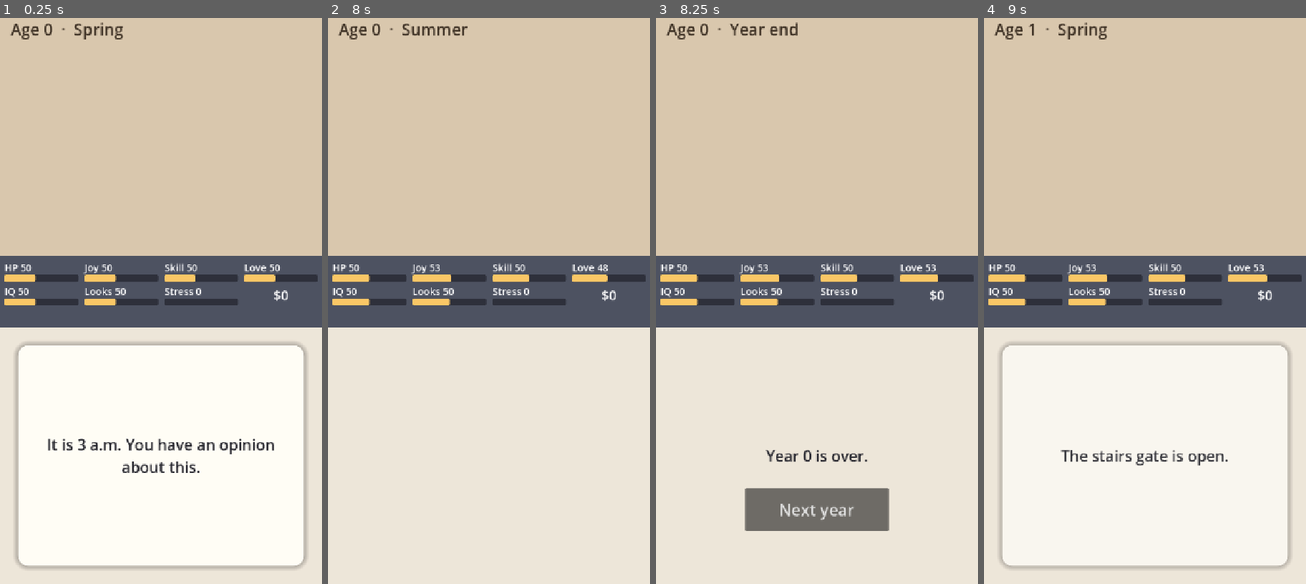
Above: before the commit, frames 1-4 (left to right).
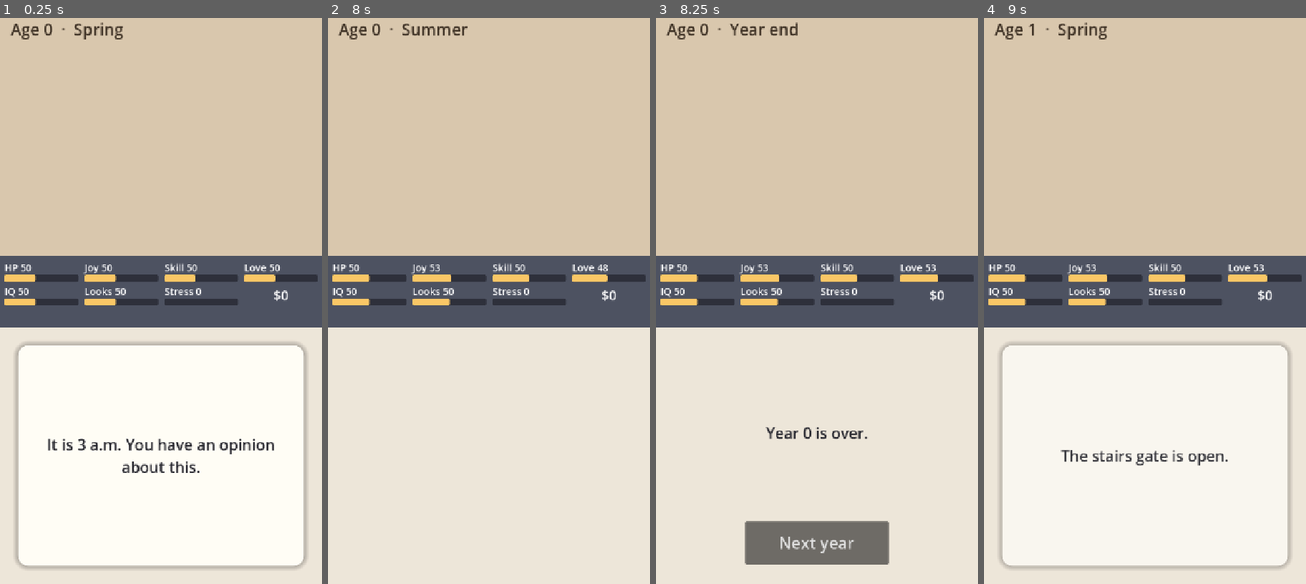
Above: after the commit, the same moments.

Repository: gabebartolo-spec/swipe-life
Game: Godot game, scene res://scenes/main.tscn
The game is run twice, just before and just after one commit, with the same random seed, the same clock (stepped at 60 frames per second) and the same inputs.
Inputs (mouse positions are in pixels of both pictures, inside the frame that each line leads up to):
- Up to frame 1 (0.25 s): no input
- Up to frame 2 (8 s): drag from (489, 453) to (521, 170) at 0.52 s; drag from (585, 385) to (472, 414) at 1.27 s; move the mouse to (392, 210) at 2.02 s; click (392, 210) at 2.17 s; tap Enter at 2.75, 4.25, 5.75 s; drag from (505, 295) to (392, 210) at 2.77 s; tap Space at 3.5, 5, 6.5 s; move the mouse to (440, 153) at 3.52 s; click (440, 153) at 3.67 s; drag from (559, 267) to (440, 153) at 4.27 s; move the mouse to (424, 323) at 5.02 s; click (424, 323) at 5.17 s; drag from (521, 170) to (424, 323) at 5.77 s; move the mouse to (472, 414) at 6.52 s; click (472, 414) at 6.67 s; drag from (585, 385) to (472, 414) at 7.27 s
- Up to frame 3 (8.25 s): move the mouse to (720, 210) at 8.02 s; click (720, 210) at 8.17 s
- Up to frame 4 (9 s): click "Next year" at 8.75 s

Frames 1-2 are identical in both runs. In frame 3, 5.8% of the frame differs, in the area x 27-73%, y 72-97%; in frame 4, nothing differs.

Commit message:
M3 Life rules: death, mental illness, autosave, life summary
- Death at Health 0 and from risky cards (GDD §5.3a-b).
- Anxiety and depression from high Stress / low Happiness, sticky, director's numbers (GDD §4.5).
- Autosave at each year boundary, resume on launch (§8.3); used cards saved.
- Life summary at death or 18 with New life.
- Tests: illness onset/hold/drain, risky death, HP 0 death, save round trip.
- Fix: loading a save into a fresh GameState crashed (empty stats).

Co-Authored-By: Claude Opus 5.5 <noreply@anthropic.com>

Diff:
--- a/scripts/autoload/game_state.gd
+++ b/scripts/autoload/game_state.gd
@@ -10,7 +10,8 @@
 var age := 0
 var quarter := 0  # 0–3: which of the year's 4 cards is next (GDD §2.1)
 var stats := {}
-var flags := {}
+var flags := {}  # also holds illnesses (LifeRules.ILLNESSES)
+var used := {}  # card ids drawn this life ("once" cards never repeat)
 var super_like_available := true  # one per year (GDD §3.3)
 
 
@@ -22,6 +23,7 @@
 	age = 0
 	quarter = 0
 	flags = {}
+	used = {}
 	super_like_available = true
 	stats = {}
 	for s in STATS:
@@ -39,6 +41,7 @@
 		"quarter": quarter,
 		"stats": stats,
 		"flags": flags,
+		"used": used,
 		"super_like_available": super_like_available,
 	}
 
@@ -47,6 +50,7 @@
 	age = int(d.age)
 	quarter = int(d.quarter)
 	flags = d.flags
+	used = d.get("used", {})
 	super_like_available = d.super_like_available
 	for s in STATS:
-		stats[s] = int(d.stats.get(s, stats[s]))
+		stats[s] = int(d.stats.get(s, stats.get(s, 0)))
--- a/scripts/cards/deck.gd
+++ b/scripts/cards/deck.gd
@@ -3,7 +3,6 @@
 ## Draws cards by age, requirements and weight, and applies a chosen side (GDD §2–§3, §5.3b).
 
 var cards: Array
-var used := {}  # ids drawn this life ("once" cards never repeat)
 var rng := RandomNumberGenerator.new()
 
 
@@ -18,7 +17,7 @@
 func eligible(state) -> Array:
 	var out := []
 	for c in cards:
-		if c.get("once", true) and used.has(c.id):
+		if c.get("once", true) and state.used.has(c.id):
 			continue
 		if state.age < c.ages[0] or state.age > c.ages[1]:
 			continue
@@ -38,9 +37,9 @@
 	for c in pool:
 		roll -= c.get("weight", 10.0)
 		if roll <= 0.0:
-			used[c.id] = true
+			state.used[c.id] = true
 			return c
-	used[pool[-1].id] = true
+	state.used[pool[-1].id] = true
 	return pool[-1]
 
 
@@ -59,6 +58,9 @@
 	if ch.has("death") and rng.randf() < ch.death.chance:
 		out.died = true
 		out.cause = ch.death.cause
+	elif state.stats.health <= 0:  # GDD §5.3a
+		out.died = true
+		out.cause = "Your health gave out"
 	return out
 
 
--- /dev/null
+++ b/scripts/cards/life_rules.gd
@@ -0,0 +1,51 @@
+class_name LifeRules
+extends RefCounted
+## Year-end rules (GDD §4.5, §5.3a). High Stress or low Joy can start a mental illness that is hard
+## to shake: it stays until the stat recovers, then lifts only by chance. Tuning lives here.
+
+const ONSET_MIN_AGE := 6
+const ILLNESSES := {
+	"anxiety":
+	{
+		"onset": ["stress", 70, 1],  # stat, threshold, direction (+1: at or above)
+		"safe": ["stress", 40, -1],  # recovery is possible only below this
+		"effects": {"stress": 5, "health": -3},
+		"start": "You can't stop worrying. You have anxiety.",
+		"end": "The worrying has eased. Your anxiety is gone.",
+	},
+	"depression":
+	{
+		"onset": ["happiness", 30, -1],
+		"safe": ["happiness", 60, 1],
+		"effects": {"happiness": -5, "health": -3},
+		"start": "Everything feels grey. You have depression.",
+		"end": "Colour is coming back. Your depression has lifted.",
+	},
+}
+const ONSET_PER_POINT := 0.01  # +1% onset chance per point past threshold, from 10% at it
+const RECOVERY_CHANCE := 0.15
+
+
+static func _past(state, rule: Array) -> int:
+	return (state.stats[rule[0]] - rule[1]) * rule[2]
+
+
+## Applies the year's illness rules. Returns {results, died, cause} like Deck.choose.
+static func year_end(state, rng: RandomNumberGenerator) -> Dictionary:
+	var out := {"results": [], "died": false, "cause": ""}
+	for id in ILLNESSES:
+		var ill: Dictionary = ILLNESSES[id]
+		if state.flags.has(id):
+			for s in ill.effects:
+				state.change_stat(s, ill.effects[s])
+			if _past(state, ill.safe) > 0 and rng.randf() < RECOVERY_CHANCE:
+				state.flags.erase(id)
+				out.results.append(ill.end)
+		elif state.age >= ONSET_MIN_AGE and _past(state, ill.onset) >= 0:
+			if rng.randf() < 0.1 + _past(state, ill.onset) * ONSET_PER_POINT:
+				state.flags[id] = true
+				out.results.append(ill.start)
+	if state.stats.health <= 0:
+		out.died = true
+		out.cause = "Your health gave out"
+	return out
--- a/scripts/main.gd
+++ b/scripts/main.gd
@@ -1,6 +1,7 @@
 extends VBoxContainer
 ## Layout (GDD §10.5) and year loop (GDD §2): 4 cards, the between-year menu, then age +1.
-## Run with `-- --autoplay` to swipe automatically (captures and soak tests).
+## Run with `-- --autoplay` to swipe automatically (captures and soak tests), and
+## `-- --set=age=8,health=5,stress=90` to start a new life at that age with those stats
 
 const MARGIN := 40.0
 const RESULT_TIME := 1.4
@@ -10,12 +11,13 @@
 var swipe_card := SwipeCard.new()
 var message := Label.new()
 var year_button := Button.new()
+var new_life_button := Button.new()
 var autoplay := "--autoplay" in OS.get_cmdline_user_args()
 
 
 func _ready() -> void:
-	if not SaveSystem.load_life():
-		GameState.new_life()
+	if not SaveSystem.load_life():  # resume at the last year boundary (GDD §8.2–8.3)
+		_new_life()
 	var db := CardDB.new()
 	db.load_dir()
 	for e in db.errors:
@@ -43,22 +45,48 @@
 	year_button.pressed.connect(_next_year)
 	$Card.add_child(year_button)
 
+	new_life_button.text = "New life"
+	new_life_button.add_theme_font_size_override("font_size", 36)
+	new_life_button.custom_minimum_size = year_button.custom_minimum_size
+	new_life_button.pressed.connect(_restart)
+	new_life_button.hide()
+	$Card.add_child(new_life_button)
+
 	await get_tree().process_frame
 	var area: Vector2 = $Card.size
 	swipe_card.position = Vector2(MARGIN, MARGIN)
 	swipe_card.size = area - Vector2(MARGIN, MARGIN) * 2
-	year_button.position = (area - year_button.custom_minimum_size) / 2 + Vector2(0, 120)
+	# both buttons sit below the message, which keeps the space above them
+	year_button.position = Vector2((area.x - year_button.custom_minimum_size.x) / 2, area.y - 140)
+	new_life_button.position = year_button.position
+	message.offset_bottom = -150
 	_deal()
 
 
-func _update_age() -> void:
-	$Dollhouse/AgeLabel.text = (
-		"Age %d  ·  %s"
-		% [
-			GameState.age,
-			["Spring", "Summer", "Autumn", "Winter", "Year end"][mini(GameState.quarter, 4)]
-		]
-	)
+func _new_life() -> void:
+	GameState.new_life()
+	for arg in OS.get_cmdline_user_args():
+		if arg.begins_with("--set="):
+			for pair in arg.trim_prefix("--set=").split(","):
+				var kv := pair.split("=")
+				if kv[0] == "age":
+					GameState.age = int(kv[1])
+				else:
+					GameState.stats[kv[0]] = int(kv[1])
+	SaveSystem.save()
+
+
+func _update_age(season := true) -> void:
+	var text := "Age %d" % GameState.age
+	if season:
+		text += "  ·  " + ["Spring", "Summer", "Autumn", "Winter", "Year end"][GameState.quarter]
+	var ills := []
+	for id in LifeRules.ILLNESSES:
+		if GameState.flags.has(id):
+			ills.append(id.capitalize())
+	if not ills.is_empty():
+		text += "\n" + ", ".join(ills)
+	$Dollhouse/AgeLabel.text = text
 	strip.refresh()
 
 
@@ -103,7 +131,13 @@
 
 func _year_end() -> void:
 	swipe_card.hide()
-	message.text = "Year %d is over." % GameState.age
+	var out := LifeRules.year_end(GameState, deck.rng)
+	_update_age()
+	if out.died:
+		_end("You died at %d.\n%s." % [GameState.age, out.cause])
+		return
+	out.results.append("Year %d is over." % GameState.age)
+	message.text = "\n\n".join(out.results)
 	year_button.show()
 	if autoplay:
 		await get_tree().create_timer(0.8).timeout
@@ -117,11 +151,44 @@
 	if GameState.age > CardDB.MAX_AGE:
 		_end("You turned 18.\nTo be continued...")
 		return
+	SaveSystem.save()  # GDD §8.3: autosave when the between-year menu closes
 	_deal()
 
 
-func _end(text: String) -> void:
+## Life summary, at death or at 18. The save is cleared: this life is over.
+func _end(headline: String) -> void:
 	swipe_card.hide()
 	year_button.hide()
+	SaveSystem.clear()
+	var lines := []
+	for st in StatStrip.SHORT:
+		lines.append("%s %d" % [StatStrip.SHORT[st], GameState.stats[st]])
+	var text := (
+		"%s\n\n%s\n%s\n%s"
+		% [
+			headline,
+			"  ·  ".join(lines.slice(0, 4)),
+			"  ·  ".join(lines.slice(4)),
+			StatStrip.money_text(GameState.stats.money),
+		]
+	)
+	var ills := []
+	for id in LifeRules.ILLNESSES:
+		if GameState.flags.has(id):
+			ills.append(id)
+	if not ills.is_empty():
+		text += "\nLiving with " + " and ".join(ills)
+	message.add_theme_font_size_override("font_size", 28)
 	message.text = text
-	_update_age()
+	_update_age(false)
+	new_life_button.show()
+	if autoplay:
+		await get_tree().create_timer(2.0).timeout
+		_restart()
+
+
+func _restart() -> void:
+	new_life_button.hide()
+	message.add_theme_font_size_override("font_size", 34)
+	_new_life()
+	_deal()
--- a/scripts/ui/stat_strip.gd
+++ b/scripts/ui/stat_strip.gd
@@ -56,4 +56,8 @@
 	for s in bars:
 		create_tween().tween_property(bars[s], "value", GameState.stats[s], 0.3)
 		values[s].text = "%s %d" % [SHORT[s], GameState.stats[s]]
-	money_label.text = "$%d" % GameState.stats.money
+	money_label.text = money_text(GameState.stats.money)
+
+
+static func money_text(m: int) -> String:
+	return "-$%d" % -m if m < 0 else "$%d" % m
--- a/tests/run_tests.gd
+++ b/tests/run_tests.gd
@@ -12,6 +12,8 @@
 	_test_cards_valid()
 	_test_bad_cards_rejected()
 	_test_sim()
+	_test_life_rules()
+	_test_save_round_trip()
 	print("TESTS %s (%d failures)" % ["PASSED" if failures == 0 else "FAILED", failures])
 	quit(1 if failures else 0)
 
@@ -72,9 +74,68 @@
 					deaths += 1
 					dead = true
 					break
+			if not dead and LifeRules.year_end(state, deck.rng).died:
+				deaths += 1
+				dead = true
 			state.age += 1
 		state.free()
 	print(
 		"sim: %d lives, %d cards drawn, %d empty slots, %d deaths" % [LIVES, drawn, empty, deaths]
 	)
 	_check(drawn > 0, "sim drew no cards")
+
+
+func _test_life_rules() -> void:
+	var state := GameStateScript.new()
+	var rng := RandomNumberGenerator.new()
+	rng.seed = 1
+	# a risky card's death roll ends a life (GDD §5.3b)
+	state.new_life()
+	var deck := Deck.new([], 1)
+	var card := {"left": {"death": {"chance": 1.0, "cause": "Test"}}}
+	_check(deck.choose(card, "left", state).died, "risky card did not kill")
+	# Health 0 ends a life (GDD §5.3a)
+	state.new_life()
+	_check(deck.choose({"left": {"effects": {"health": -100}}}, "left", state).died, "HP 0 lived")
+	# high Stress starts anxiety; it holds while Stress stays high, and drains Health
+	state.new_life()
+	state.age = 10
+	state.stats.stress = 100
+	var years := 0
+	while not state.flags.has("anxiety") and years < 50:
+		LifeRules.year_end(state, rng)
+		years += 1
+	_check(state.flags.has("anxiety"), "stress 100 never caused anxiety")
+	state.stats.health = 100
+	for y in 10:
+		LifeRules.year_end(state, rng)
+	_check(state.flags.has("anxiety"), "anxiety lifted while stress was high")
+	_check(
+		state.stats.health == 70,
+		"anxiety drained %d health, expected 30" % (100 - state.stats.health)
+	)
+	# no onset before age 6
+	state.new_life()
+	state.stats.happiness = 0
+	for y in 6:
+		state.age = y
+		LifeRules.year_end(state, rng)
+	_check(not state.flags.has("depression"), "depression before age 6")
+	state.free()
+
+
+func _test_save_round_trip() -> void:
+	var a := GameStateScript.new()
+	a.new_life()
+	a.age = 7
+	a.flags["anxiety"] = true
+	a.used["baby_first_word"] = true
+	a.change_stat("money", 120)
+	var b := GameStateScript.new()
+	b.from_dict(JSON.parse_string(JSON.stringify(a.to_dict())))
+	_check(b.age == 7 and b.stats.money == 120, "save lost age or money")
+	_check(
+		b.flags.has("anxiety") and b.used.has("baby_first_word"), "save lost flags or used cards"
+	)
+	a.free()
+	b.free()
Not shown, added: scripts/cards/life_rules.gd.uid
Not shown, changed: docs/GDD.md
